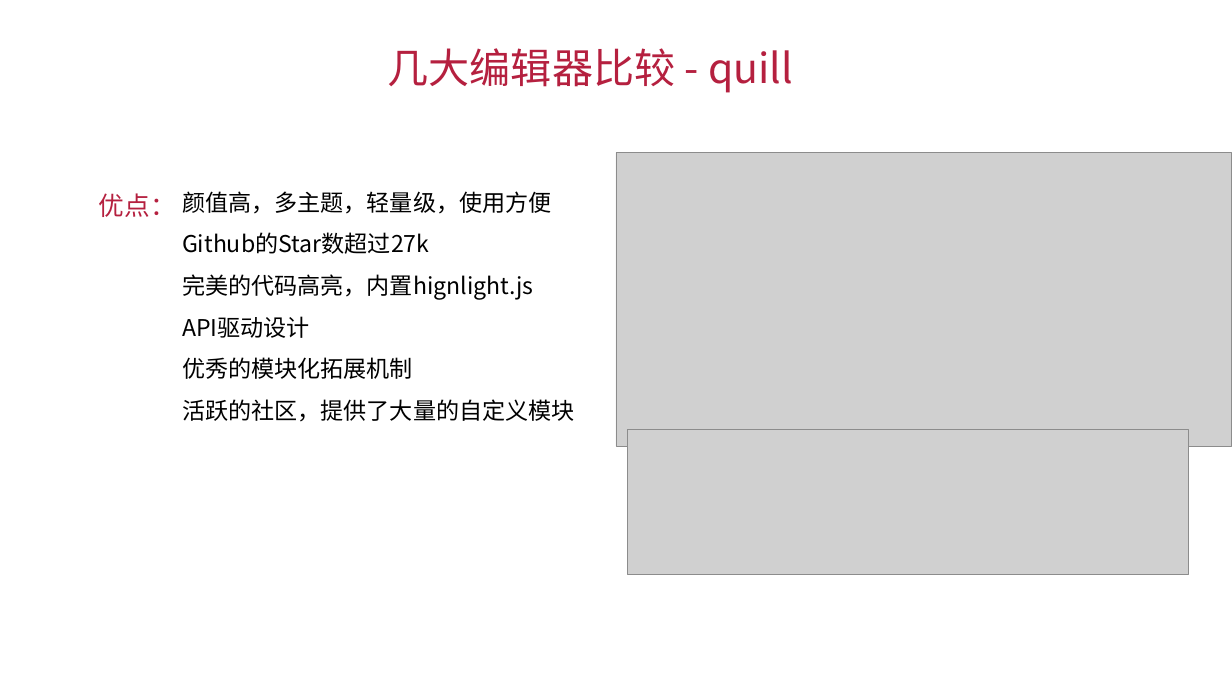
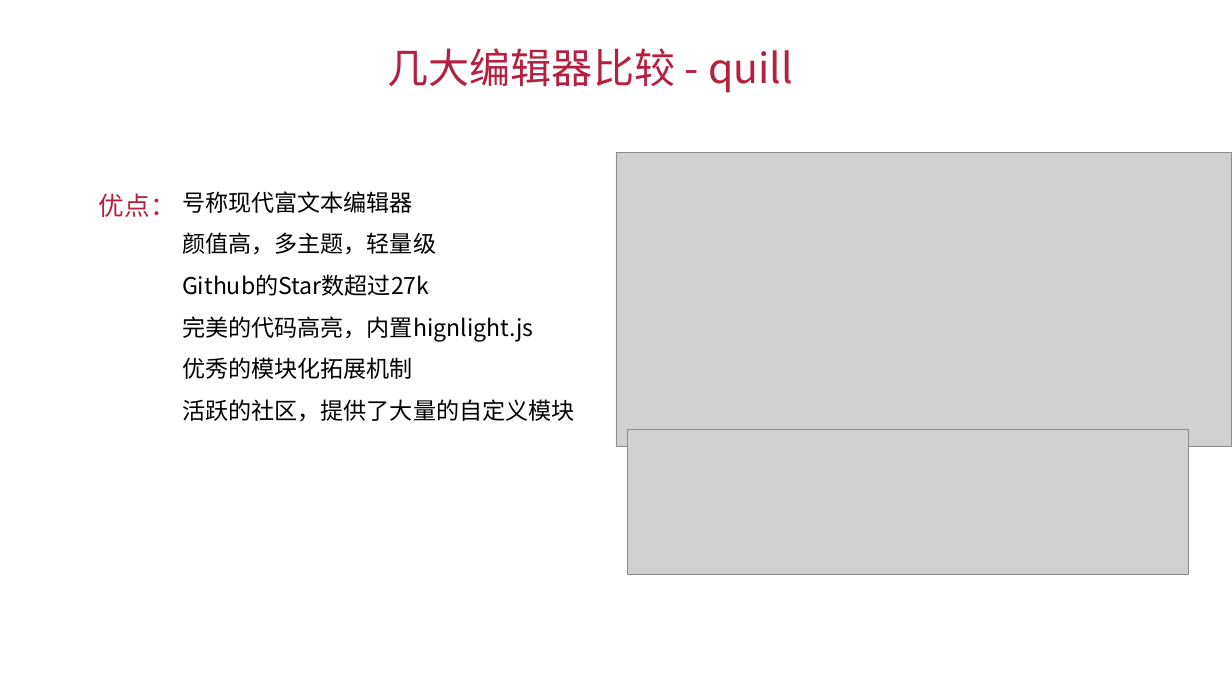
Before and after one commit to LINZJAI/editor-demo, a slide deck: slide 16 of 富文本编辑器初探(1)/富文本编辑器初探(1).pptx. Drawn at 1232x693 pixels with LibreOffice and Linux fonts; fonts in the diff are those of the drawing; grey boxes stand for pictures. Boxes give left, top, right and bottom in pixels: in the first picture for what was removed or moved away, otherwise in the second. Text is boxed around its words. In the diff, an @@ line names an element or a change of style, - is before the commit and + after.

```diff
--- a/富文本编辑器初探(1)/富文本编辑器初探(1).pptx
+++ b/富文本编辑器初探(1)/富文本编辑器初探(1).pptx
@@ text at bbox=[182, 191, 436, 255]: text changed @@
-颜值高，多主题，轻量级，使用方便
+号称现代富文本编辑器
+颜值高，多主题，轻量级
@@ text at bbox=[182, 316, 310, 338]: paragraph removed @@
-API驱动设计
```
Also in this commit, not shown: 6 other slides changed.
